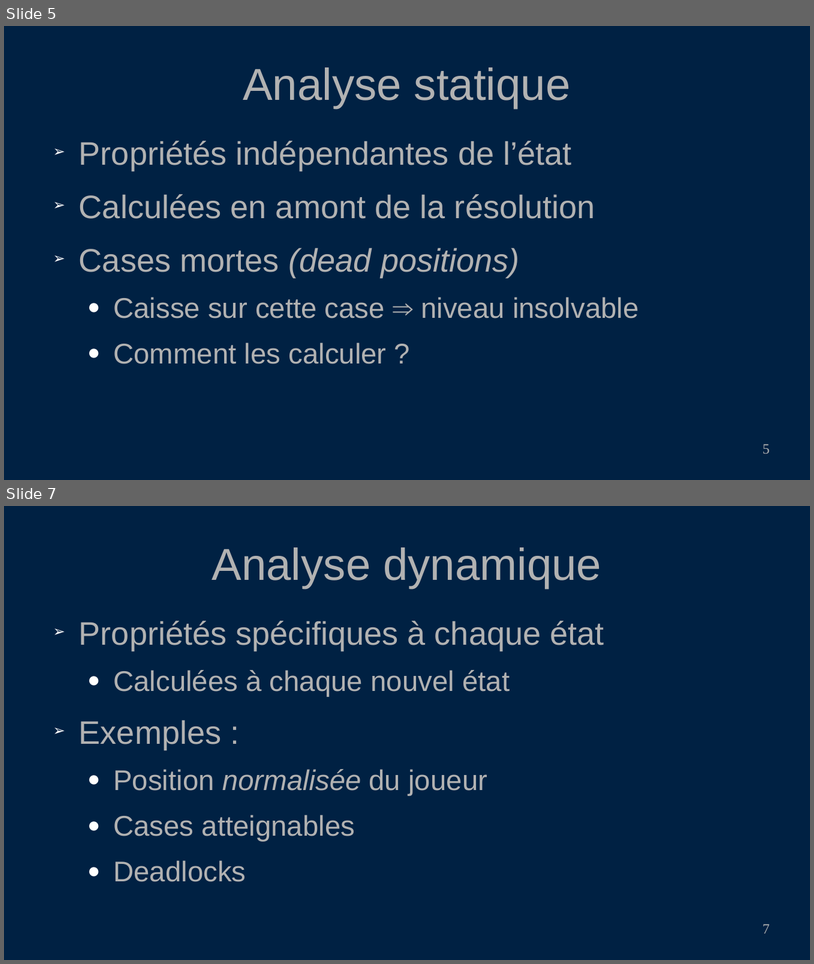
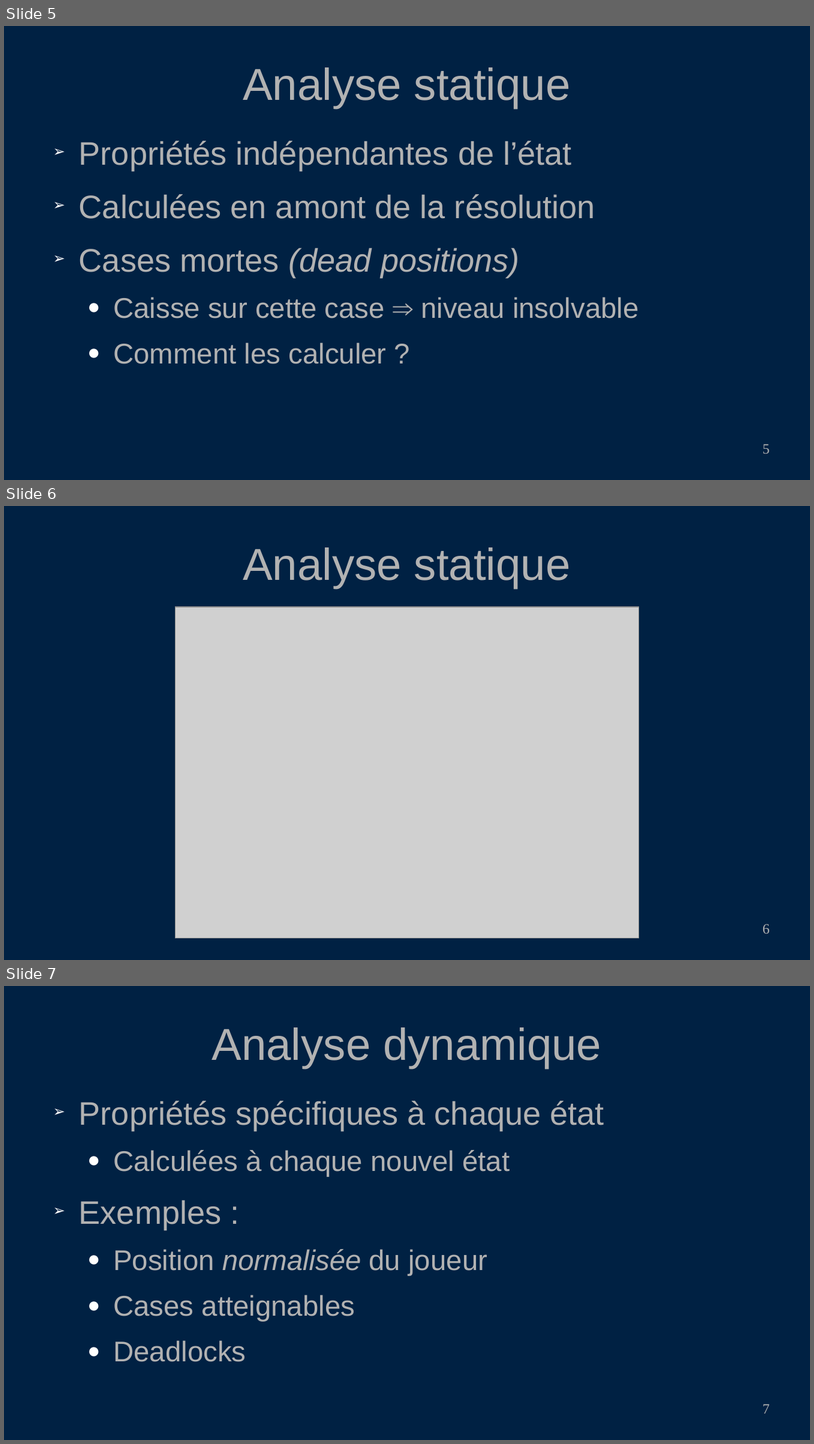
Before and after one commit to PoulpoGaz/sokoshell, a slide deck: documents/presentation.odp. Shown one above the other, each under a label of ours: slides 5 and 7 before the commit, slides 5, 6 and 7 after it; the slides between them are not shown. The pictures are 814x964 and 814x1444 pixels, drawn with LibreOffice and Linux fonts; fonts in the diff are those of the drawing; grey boxes stand for pictures. Boxes give left, top, right and bottom in pixels: in the first picture for what was removed or moved away, otherwise in the second. Text is boxed around its words. In the diff, an @@ line names an element or a change of style, - is before the commit and + after.

Commit message:
Worked on presentation. Created documents/assets folder for slideshow images etc.

```diff
--- a/documents/presentation.odp
+++ b/documents/presentation.odp
@@ slide 6 added at (4, 506, 810, 960), background #002143 @@
@@ title added at (243, 547, 571, 588), 44 pt, text #B2B2B2 @@
+Analyse statique
@@ picture added at (175, 607, 639, 939) @@
@@ page number added at (763, 924, 770, 933), 14 pt, text #B2B2B2 @@
+6
```
Also in this commit, not shown: 2 slides changed, 2 other slides added, 3 slides removed, 12 other files.
